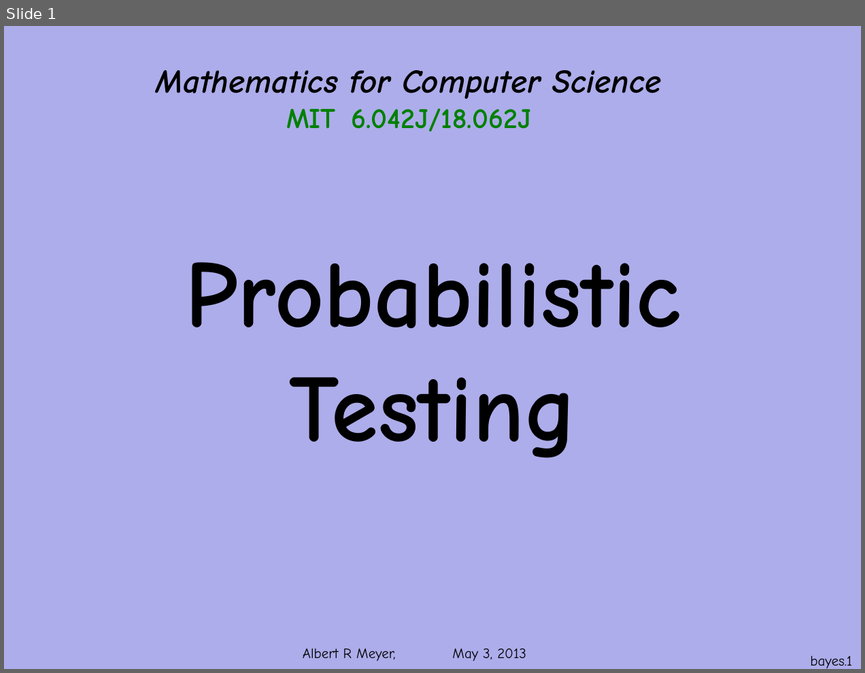
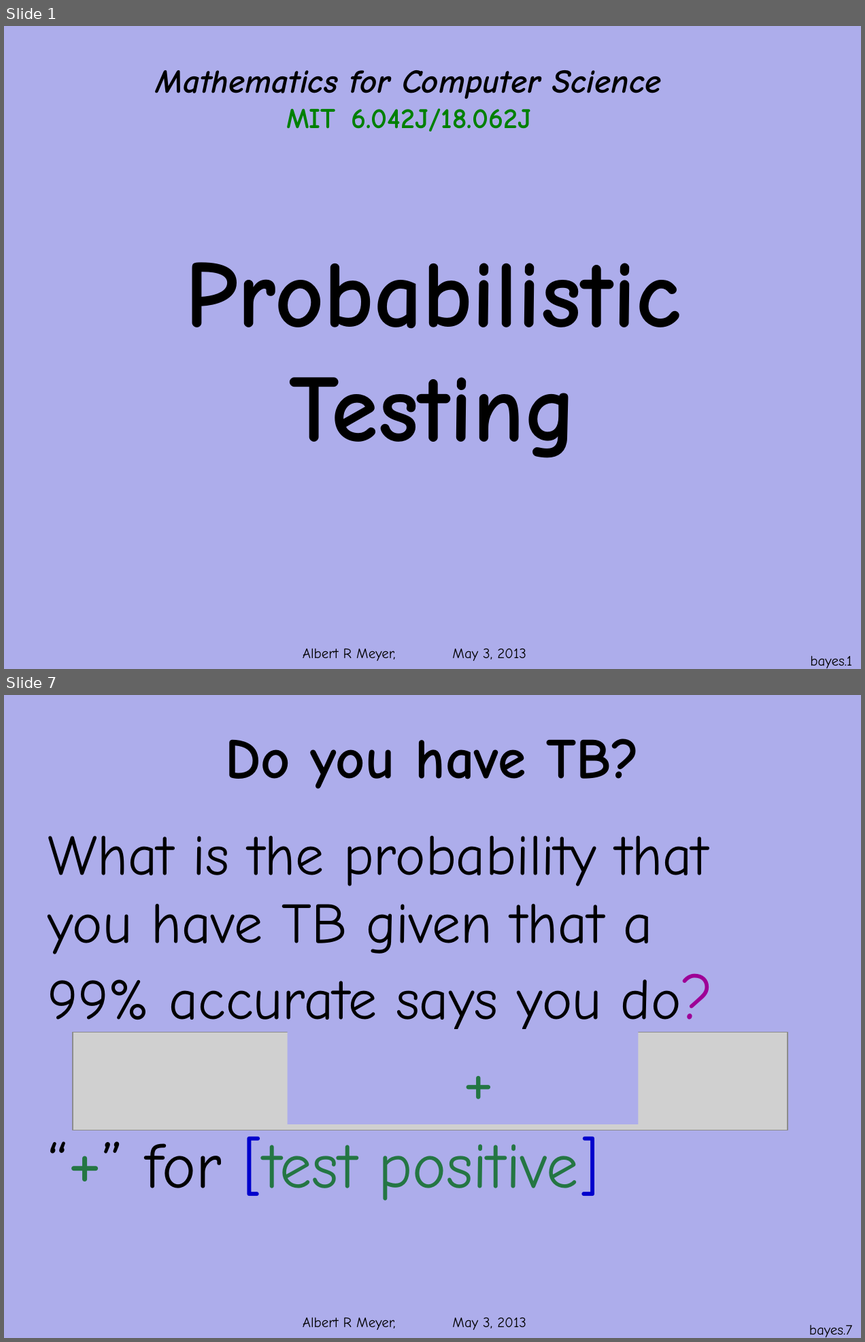
Before and after one commit to armeyer/mcs_web, a slide deck: spring13/slides13/prob-bayes.pptx. Shown one above the other, each under a label of ours: slide 1 before the commit, slides 1 and 7 after it; the slides between them are not shown. The pictures are 865x673 and 865x1342 pixels, drawn with LibreOffice and Linux fonts; fonts in the diff are those of the drawing; grey boxes stand for pictures; background and template pictures are left out. Boxes give left, top, right and bottom in pixels: in the first picture for what was removed or moved away, otherwise in the second. Text is boxed around its words. In the diff, an @@ line names an element or a change of style, - is before the commit and + after.

Commit message:
rewrite prob-bayes.pptx

```diff
--- a/spring13/slides13/prob-bayes.pptx
+++ b/spring13/slides13/prob-bayes.pptx
@@ slide 7 added at <box>4,695,861,1338</box>, background #ADADEB; not listed: 1 template element that a slide beside it also shows @@
@@ title added at <box>225,739,639,789</box>, 48 pt, text #000000, bold @@
+Do you have TB?
@@ text added at <box>48,836,708,1200</box>, 48 pt, text #000000 @@
+What is the probability that
+you have TB given that a
+99% accurate says you do?
+“+” for [test positive]
@@ picture added at <box>73,1032,787,1130</box> @@
@@ line added from (118, 1028) to (118, 1028), #000000 0.75 pt @@
@@ rectangle added at <box>288,1029,638,1124</box>, fill #ADADEB, 60 pt, text #247643 @@
++
@@ page number added at <box>809,1325,852,1337</box>, 12 pt, text #000000 @@
+bayes.7
```
Also in this commit, not shown: 7 slides changed, 15 other slides added, 4 slides removed.
